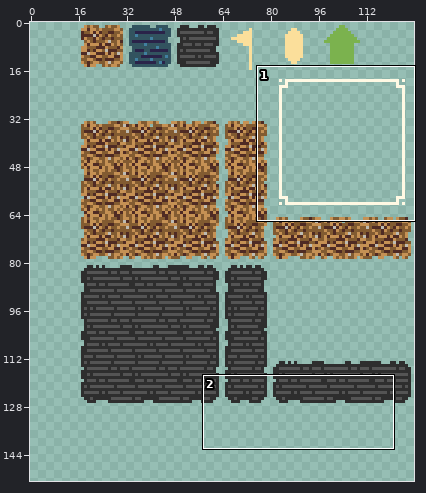
One commit to this pixel-art file: asset_sources/gfx/tileset.aseprite. The picture above shows the old version from afar; the outline marks the close-up.
Close-up. Earlier state:
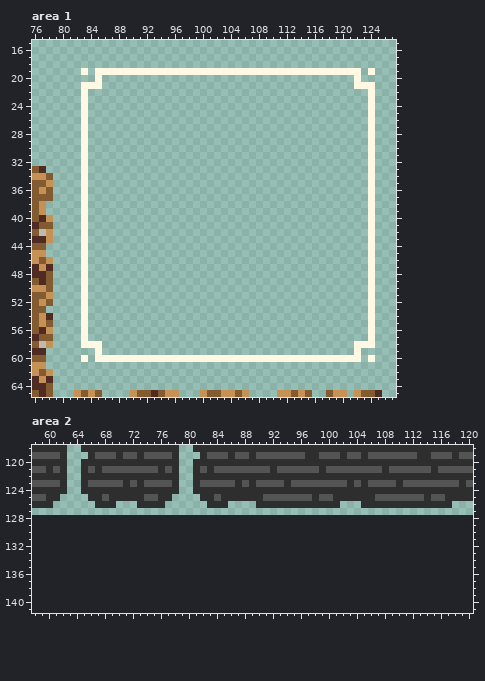
128x128 pixels, 1 frame. Shown: area 1: x 76..127, y 15..65; area 2: x 58..120, y 118..141. The old version is drawn lined up with the new one, on the new canvas. The wide view leaves out empty margins. The commit also changed other parts of the picture, which this record leaves out.
Once edited:
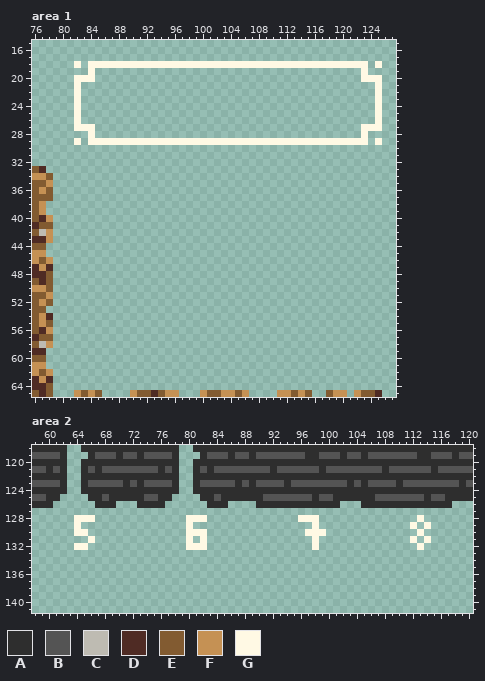
Palette (. is transparent): A #2e2e2e  B #545454  C #bebbb2  D #4f2b24  E #825b31  F #c59154  G #fff9e4
Change:
canvas 128x128 -> 128x256
Area 1:
y 18: x 82 . -> G; x 84..123 ........................................ -> GGGGGGGGGGGGGGGGGGGGGGGGGGGGGGGGGGGGGGGG; x 125 . -> G
y 19: x 83..124 G.GGGGGGGGGGGGGGGGGGGGGGGGGGGGGGGGGGGGGG.G -> .G......................................G.
y 20: x 82..85 ...G -> GGG.; x 122..125 G... -> .GGG
y 21: x 82..85 .GGG -> G...; x 122..125 GGG. -> ...G
y 22..26: x 82..83 .G -> G.; x 124..125 G. -> .G
y 27: x 82 . -> G; x 84 . -> G; x 123 . -> G; x 125 . -> G
y 28: x 83..84 G. -> .G; x 123..124 .G -> G.
y 29: x 82..125 .G........................................G. -> G.GGGGGGGGGGGGGGGGGGGGGGGGGGGGGGGGGGGGGGGG.G
y 30..57: x 83 G -> .; x 124 G -> .
y 58: x 83..85 GGG -> ...; x 122..124 GGG -> ...
y 59: x 85 G -> .; x 122 G -> .
y 60: x 83 G -> .; x 85..122 GGGGGGGGGGGGGGGGGGGGGGGGGGGGGGGGGGGGGG -> ......................................; x 124 G -> .
Area 2:
y 128: x 64..66 ... -> GGG; x 80..82 ... -> GGG; x 96..98 ... -> GGG; x 113 . -> G
y 129: x 64 . -> G; x 80 . -> G; x 98 . -> G; x 112 . -> G; x 114 . -> G
y 130: x 64..65 .. -> GG; x 80..82 ... -> GGG; x 97..99 ... -> GGG; x 113 . -> G
y 131: x 66 . -> G; x 80 . -> G; x 82 . -> G; x 98 . -> G; x 112 . -> G; x 114 . -> G
y 132: x 64..65 .. -> GG; x 80..82 ... -> GGG; x 98 . -> G; x 113 . -> G
